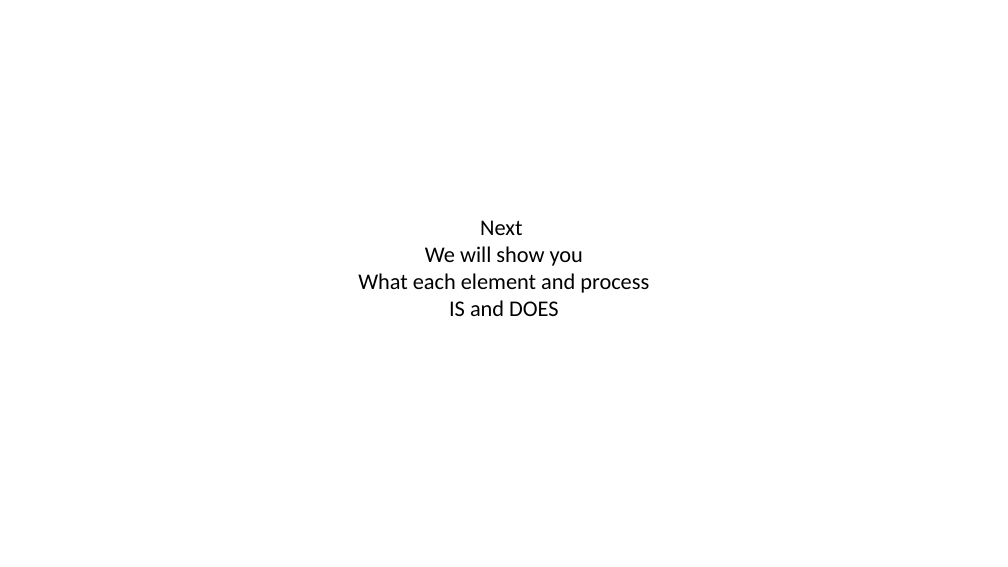
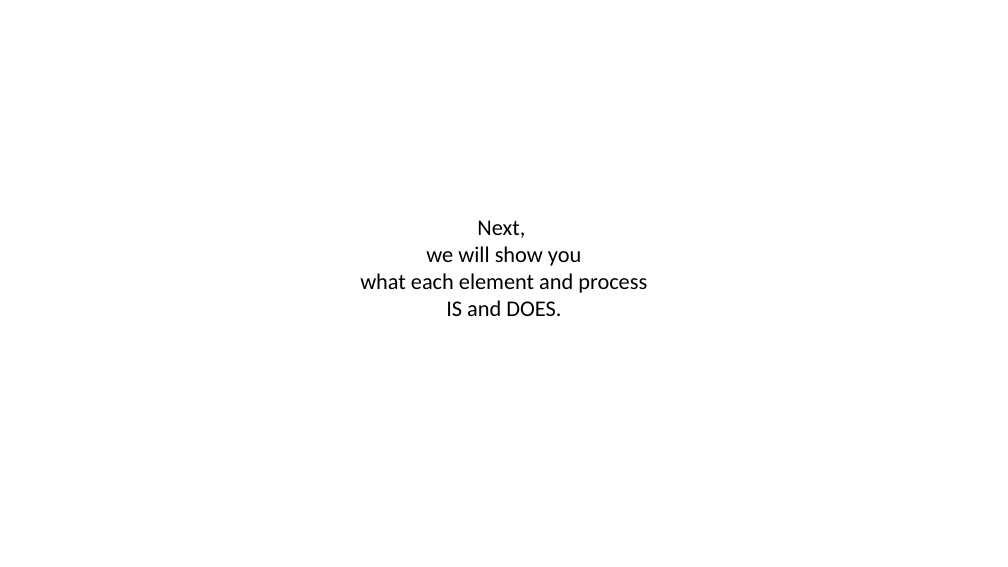
Before and after one commit to IALSA/IALSA-2015-Portland, a slide deck: slide 8 of pubs/2016-talks/2016-06-09-cpa/ppt/koval-etal-2016-06-10-cpa.pptx (slide 7 before the commit). Drawn at 1008x567 pixels with LibreOffice and Linux fonts; fonts in the diff are those of the drawing; background and template pictures are left out. Boxes give left, top, right and bottom in pixels: in the first picture for what was removed or moved away, otherwise in the second. Text is boxed around its words. In the diff, an @@ line names an element or a change of style, - is before the commit and + after.

```diff
--- a/pubs/2016-talks/2016-06-09-cpa/ppt/koval-etal-2016-06-10-cpa.pptx
+++ b/pubs/2016-talks/2016-06-09-cpa/ppt/koval-etal-2016-06-10-cpa.pptx
@@ text at bbox=[360, 220, 647, 316]: text changed @@
-Next
-We will show you
-What each element and process
-IS and DOES
+Next,
+we will show you
+what each element and process
+IS and DOES.
```
Also in this commit, not shown: 21 other slides changed, 2 slides added, 1 slide removed, 1 other file.
